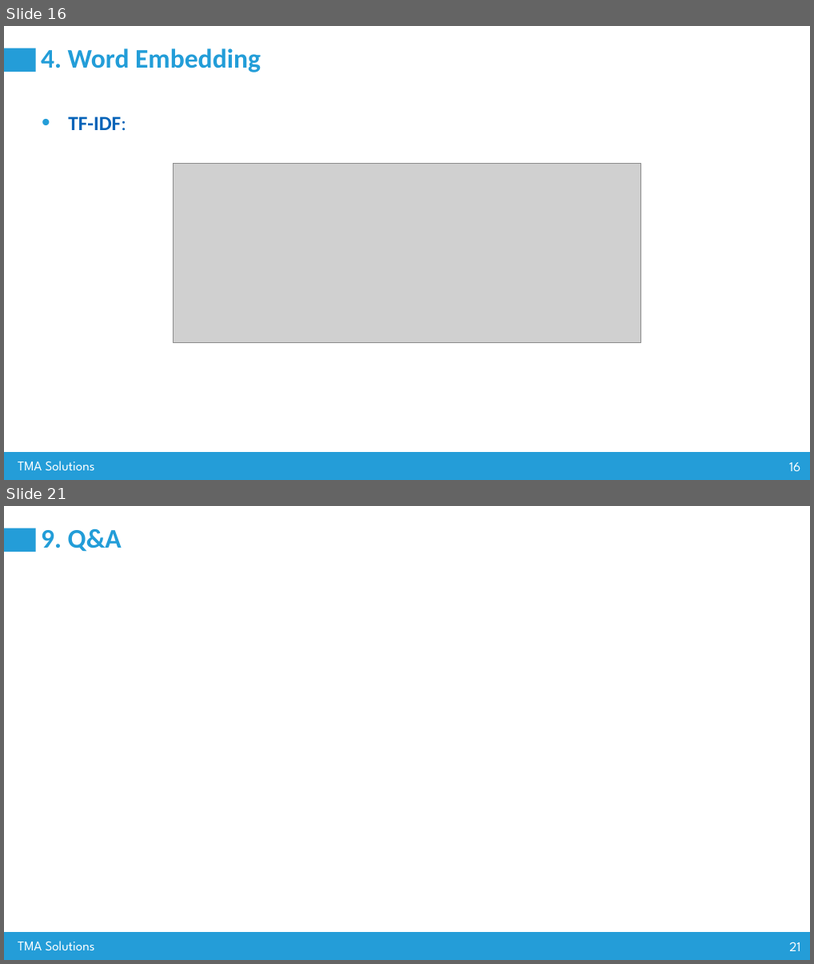
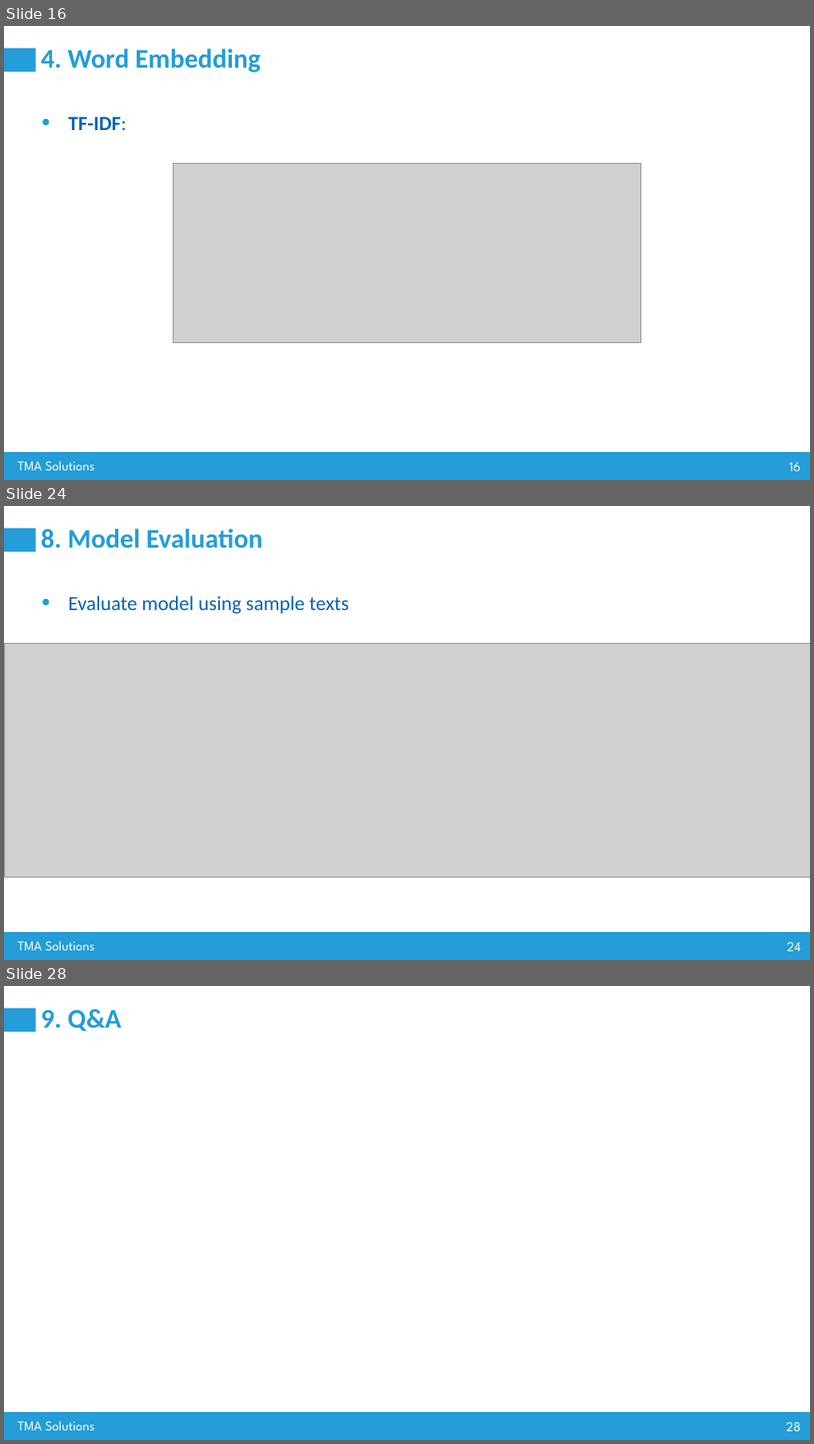
Before and after one commit to nguyenvanhuy0612/DL-1, a slide deck: Workshop-3_AI Advance Training_Group 80.pptx. Shown one above the other, each under a label of ours: slides 16 and 21 before the commit, slides 16, 24 and 28 after it; the slides between them are not shown. The pictures are 814x964 and 814x1444 pixels, drawn with LibreOffice and Linux fonts; fonts in the diff are those of the drawing; grey boxes stand for pictures. Boxes give left, top, right and bottom in pixels: in the first picture for what was removed or moved away, otherwise in the second. Text is boxed around its words. In the diff, an @@ line names an element or a change of style, - is before the commit and + after.

```diff
--- a/Workshop-3_AI Advance Training_Group 80.pptx
+++ b/Workshop-3_AI Advance Training_Group 80.pptx
@@ slide 24 added at bbox=[4, 506, 810, 960], background #FFFFFF; not listed: 4 template elements that a slide beside it also shows @@
@@ title added at bbox=[41, 528, 263, 548], 32 pt, text #229DD8, bold @@
+8. Model Evaluation
@@ text added at bbox=[68, 596, 350, 614], 24 pt, text #0563B8 @@
+• Evaluate model using sample texts
@@ picture added at bbox=[4, 644, 810, 877] @@
@@ what was slide 21 is now slide 28 @@
@@ page number at bbox=[786, 1421, 801, 1431]: text changed @@
-21
+28
```
Also in this commit, not shown: 4 slides changed, 6 other slides added, 14 other files.
